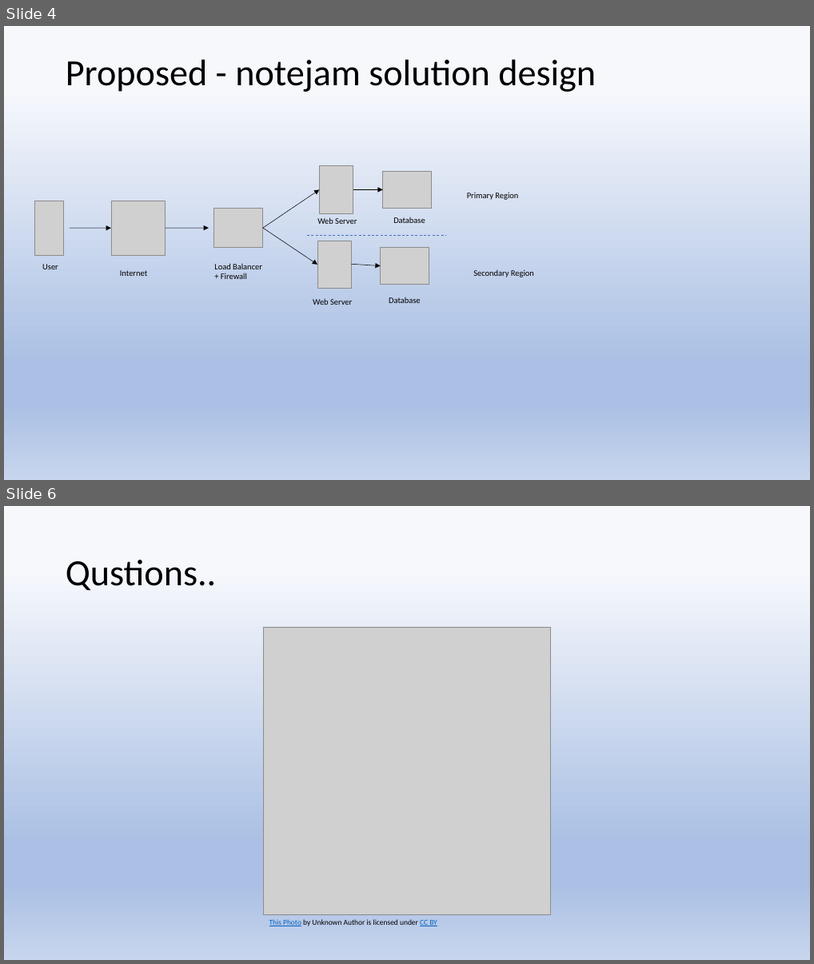
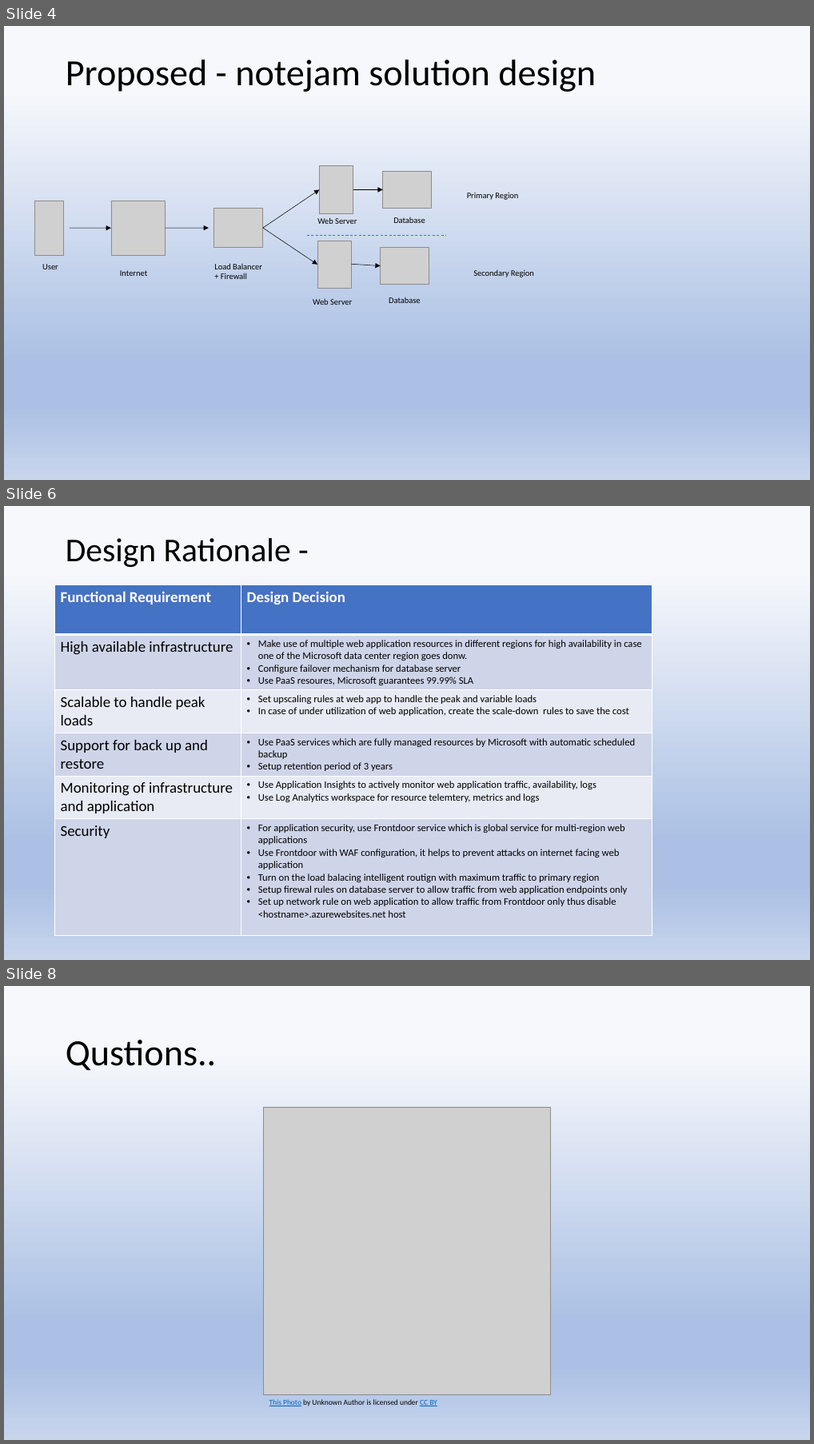
Before and after one commit to patild05/notejam, a slide deck: Documentation/notejam.pptx. Shown one above the other, each under a label of ours: slides 4 and 6 before the commit, slides 4, 6 and 8 after it; the slides between them are not shown. The pictures are 814x964 and 814x1444 pixels, drawn with LibreOffice and Linux fonts; fonts in the diff are those of the drawing; grey boxes stand for pictures. Boxes give left, top, right and bottom in pixels: in the first picture for what was removed or moved away, otherwise in the second. Text is boxed around its words. In the diff, an @@ line names an element or a change of style, - is before the commit and + after.

```diff
--- a/Documentation/notejam.pptx
+++ b/Documentation/notejam.pptx
@@ slide 6 added at box(4, 506, 810, 960), background gradient #F6F8FC to #ABC0E4 to #C7D5ED @@
@@ title added at box(66, 538, 291, 567), 39.6 pt, text #000000 @@
+Design Rationale -
@@ table added at box(54, 584, 653, 931), 6 rows, 2 columns @@
+Functional Requirement | Design Decision
+High available infrastructure | Make use of multiple web application resources in different regions for high availability in case one of the Microsoft data center region goes donw. / Configure failover mechanism for database server / Use PaaS resoures, Microsoft guarantees 99.99% SLA
+Scalable to handle peak loads | Set upscaling rules at web app to handle the peak and variable loads / In case of under utilization of web application, create the scale-down rules to save the cost
+Support for back up and restore | Use PaaS services which are fully managed resources by Microsoft with automatic scheduled backup / Setup retention period of 3 years
+Monitoring of infrastructure and application | Use Application Insights to actively monitor web application traffic, availability, logs / Use Log Analytics workspace for resource telemtery, metrics and logs
+Security | For application security, use Frontdoor service which is global service for multi-region web applications / Use Frontdoor with WAF configuration, it helps to prevent attacks on internet facing web application / Turn on the load balacing intelligent routign with maximum traffic to primary region / Setup firewal rules on database server to allow traffic from web application endpoints only / Set up network rule on web application to allow traffic from Frontdoor only thus disable <hostname>.azurewebsites.net host
@@ what was slide 6 is now slide 8 @@
```
Also in this commit, not shown: 1 slide changed, 1 other slide added, 6 other files.
